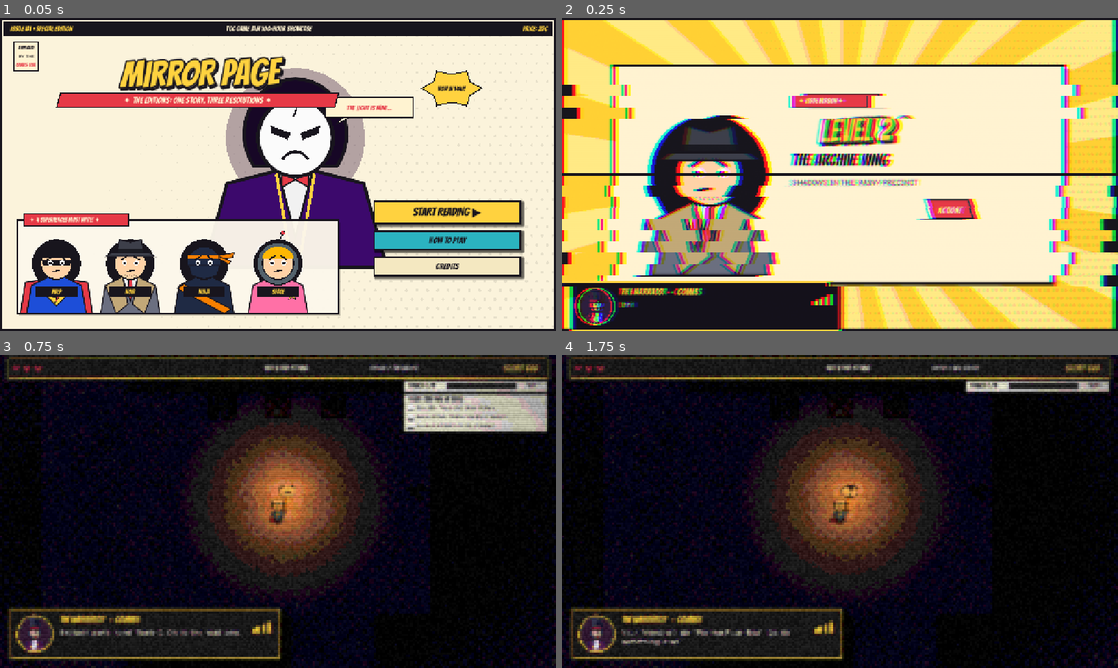
Above: before the commit, frames 1-4 (two rows, left to right).
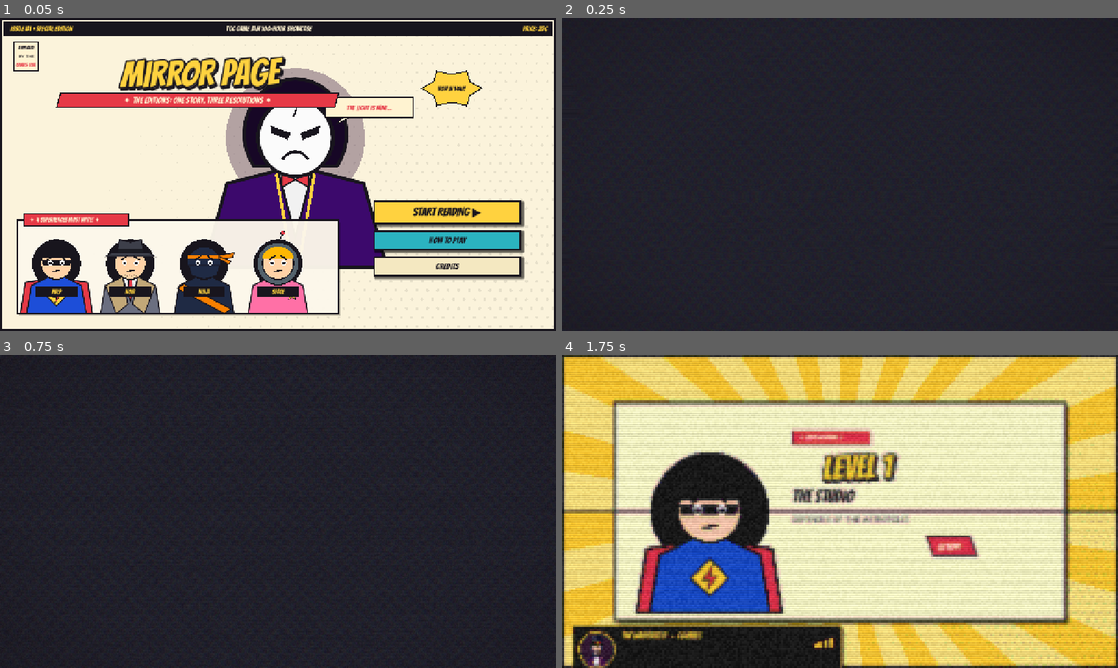
Above: after the commit, the same moments.

Repository: SankeerthNara/TGC-Game-Jam
Game: Godot game, scene res://scripts/tools/friend_task_test.tscn
Two runs of this game, one before a commit and one after it. Both use one fixed random seed, a clock stepped at 60 frames per second and the inputs below. This scene is started directly instead of the project's main scene. Sound files missing from this copy of the repository are replaced by a short silence.
Inputs (mouse positions are in pixels of both pictures, inside the frame that each line leads up to):
- Up to frame 1 (0.05 s): no input
- Up to frame 2 (0.25 s): no input
- Up to frame 3 (0.75 s): tap Enter at 0.5 s; drag from (278, 511) to (333, 442) at 0.52 s
- Up to frame 4 (1.75 s): drag from (728, 527) to (812, 574) at 1.27 s

Frame 1 is identical in both runs. In frame 2, 88% of the frame differs, in the area x 0-100%, y 0-100%; in frame 3, 77%; in frame 4, 93%.

Commit message:
editions: master limiter, music ducks under the Narrator's comms lines; friend-task test waits for the first level
Co-Authored-By: Claude Opus 5.5 <noreply@anthropic.com>

Diff:
--- a/new-game-project/scripts/core/music_director.gd
+++ b/new-game-project/scripts/core/music_director.gd
@@ -36,9 +36,13 @@
 var _last_state := ""
 
 
+var _duck := 0.0 ## 0..1: the music dips while the Narrator speaks
+
+
 func _ready() -> void:
 	process_mode = Node.PROCESS_MODE_ALWAYS
 	add_to_group("music")
+	ensure_limiter()
 	for key: String in LAYERS:
 		var p := AudioStreamPlayer.new()
 		p.stream = LAYERS[key]
@@ -187,7 +191,21 @@
 	return t
 
 
+## A hard limiter at the end of the master bus: many music layers plus sound effects can never clip.
+static func ensure_limiter() -> void:
+	var bus := AudioServer.get_bus_index("Master")
+	for i in AudioServer.get_bus_effect_count(bus):
+		if AudioServer.get_bus_effect(bus, i) is AudioEffectHardLimiter:
+			return
+	var lim := AudioEffectHardLimiter.new()
+	lim.ceiling_db = -1.0
+	AudioServer.add_bus_effect(bus, lim)
+
+
 func _process(delta: float) -> void:
+	var comms: Node = get_tree().get_first_node_in_group("comms")
+	var speaking: bool = comms != null and comms.busy() and not comms.dead
+	_duck = move_toward(_duck, 1.0 if speaking else 0.0, delta * (4.0 if speaking else 1.5))
 	var state: String = main.state if main != null else "menu"
 	if state != _last_state:
 		_on_state(state)
@@ -255,7 +273,7 @@
 func _db(v: float) -> float:
 	if muted or v <= 0.001:
 		return -80.0
-	return BASE_DB + linear_to_db(v)
+	return BASE_DB + linear_to_db(v) + linear_to_db(1.0 - 0.35 * _duck)
 
 
 func _on_state(state: String) -> void:
--- a/new-game-project/scripts/editions/editions_director.gd
+++ b/new-game-project/scripts/editions/editions_director.gd
@@ -293,3 +293,4 @@
 		crush.drive = 0.35
 		crush.post_gain = -3.0
 		AudioServer.add_bus_effect(bus, crush)
+	MusicDirector.ensure_limiter() # always last on the master bus
--- a/new-game-project/scripts/tools/friend_task_test.gd
+++ b/new-game-project/scripts/tools/friend_task_test.gd
@@ -22,6 +22,11 @@
 	EventBus.request_start_game.emit()
 	await frames(3)
 	main._overlay.skip()
+	# the editions glitch into the first level a moment after the book
+	for i in 2000:
+		if main.state == "world":
+			break
+		await get_tree().process_frame
 	await frames(3)
 	main._level_complete()
 	await frames(3)
Not shown, changed: docs/NIGHT_LOG.md
